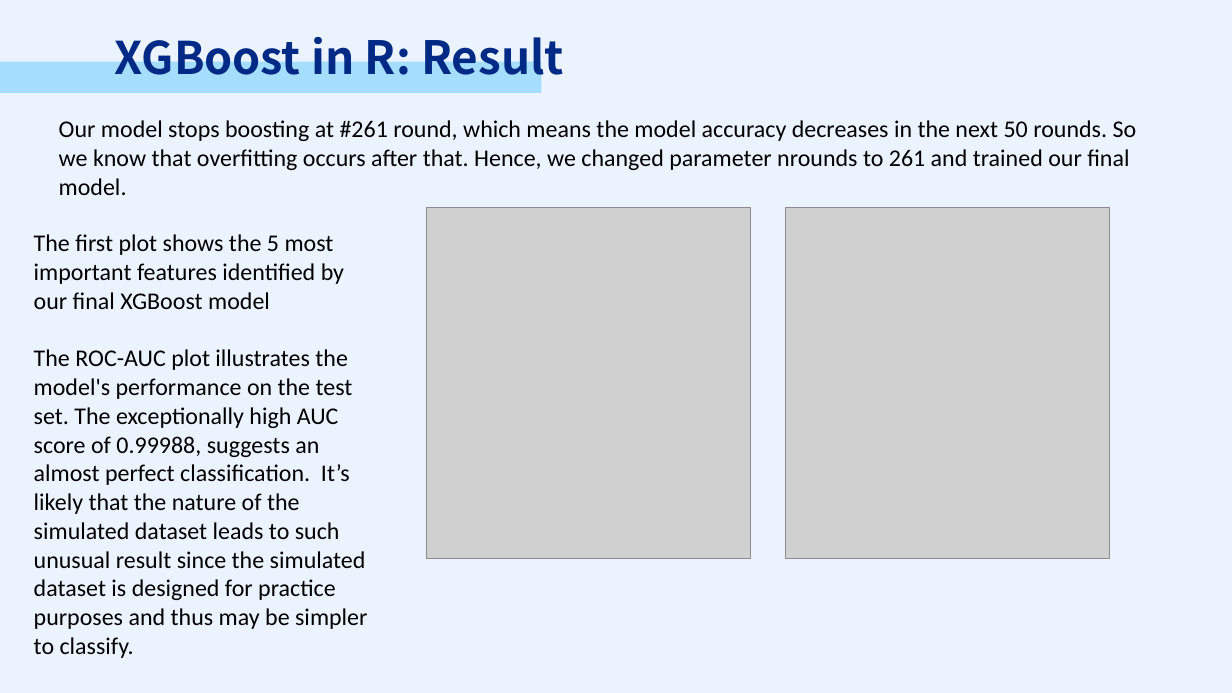
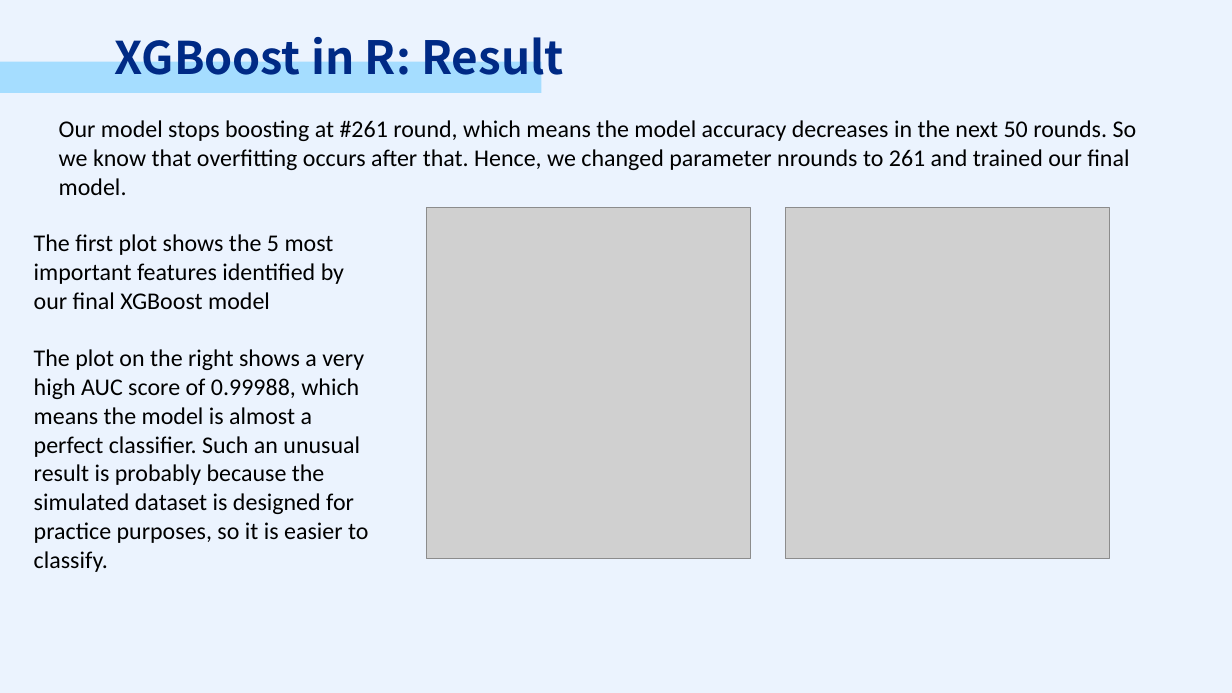
Before and after one commit to PSTAT197-F23/PSTAT197A_FP_Group1, a slide deck: slide 14 of scripts/drafts/PRESENTATION.pptx. Drawn at 1232x693 pixels with LibreOffice and Linux fonts; fonts in the diff are those of the drawing; grey boxes stand for pictures. Boxes give left, top, right and bottom in pixels: in the first picture for what was removed or moved away, otherwise in the second. Text is boxed around its words. In the diff, an @@ line names an element or a change of style, - is before the commit and + after.

```diff
--- a/scripts/drafts/PRESENTATION.pptx
+++ b/scripts/drafts/PRESENTATION.pptx
@@ text at (34,349,368,572): text changed @@
-The ROC-AUC plot illustrates the model's performance on the test set. The exceptionally high AUC score of 0.99988, suggests an almost perfect classification. It’s likely that the nature of the simulated dataset leads to such unusual result since the simulated dataset is designed for practice purposes and thus may be simpler to classify.
+The plot on the right shows a very high AUC score of 0.99988, which means the model is almost a perfect classifier. Such an unusual result is probably because the simulated dataset is designed for practice purposes, so it is easier to classify.
```
